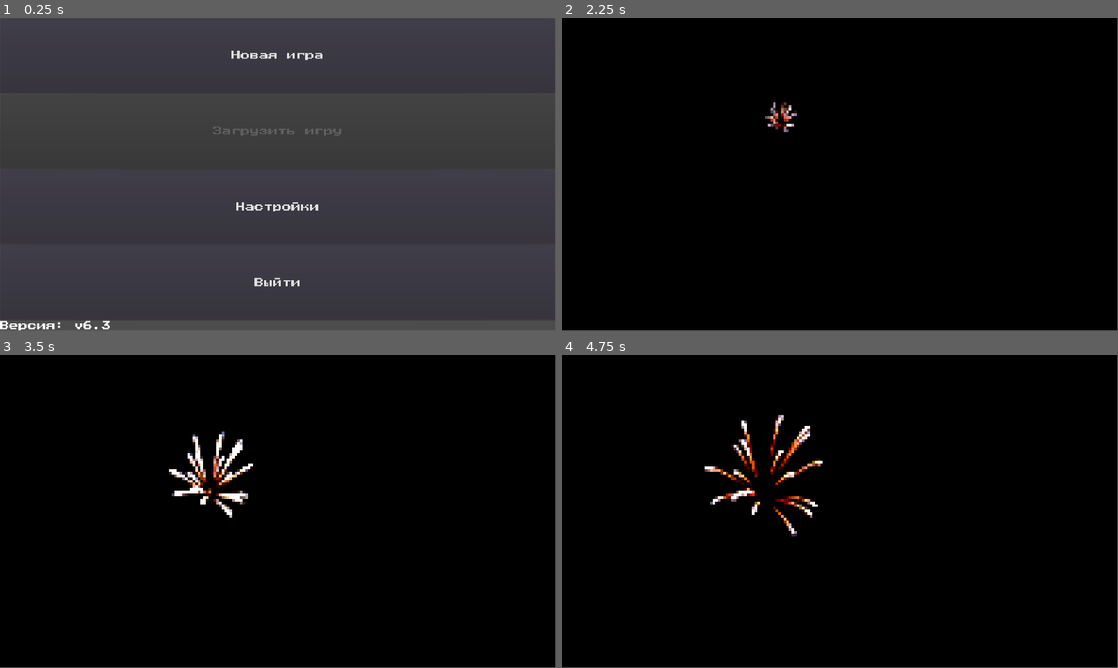
Above: before the commit, frames 1-4 (two rows, left to right).
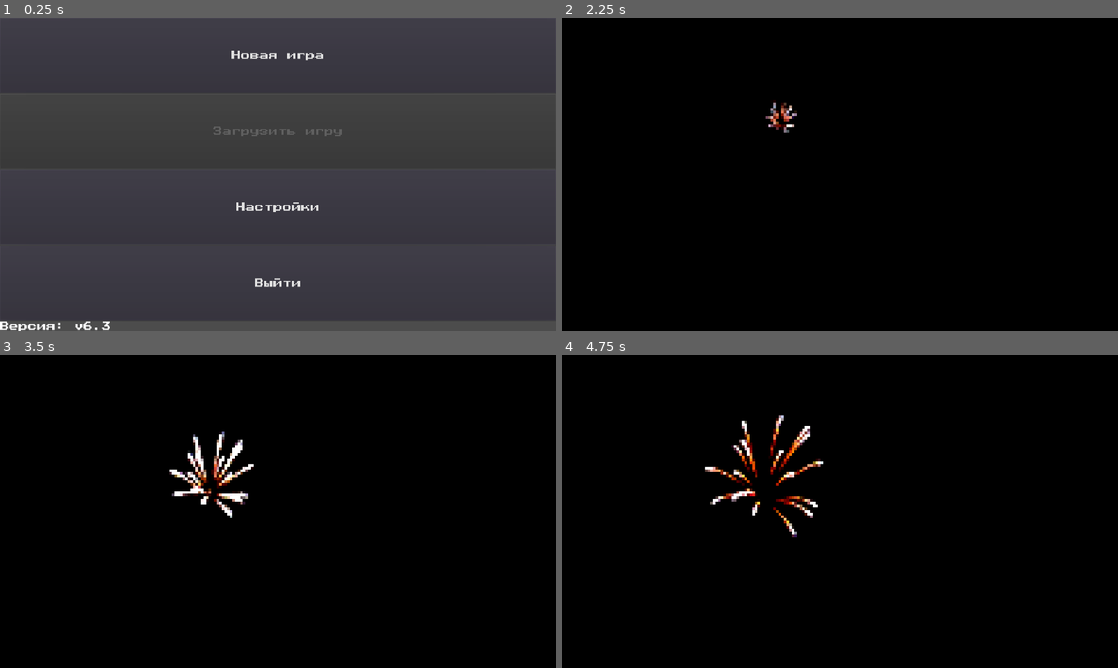
Above: after the commit, the same moments.

Repository: ordinary-dev/student-quest
Game: Godot game, scene res://Scenes/entry.tscn
The game is run twice, just before and just after one commit, with the same random seed, the same clock (stepped at 60 frames per second) and the same inputs.
Inputs (mouse positions are in pixels of both pictures, inside the frame that each line leads up to):
- Up to frame 1 (0.25 s): no input
- Up to frame 2 (2.25 s): click "Новая игра" at 0.5 s; click "Начать!" at 1.25 s; move the mouse to (962, 158) at 2.02 s; click (962, 158) at 2.17 s
- Up to frame 3 (3.5 s): move the mouse to (166, 527) at 2.77 s; click (166, 527) at 2.92 s
- Up to frame 4 (4.75 s): move the mouse to (895, 442) at 3.52 s; click (895, 442) at 3.67 s; move the mouse to (812, 574) at 4.27 s; click (812, 574) at 4.42 s
The window is 799x449 before the commit and 800x450 after it. Grey fills any space a smaller window leaves; there, only what the larger window draws over its background counts as a difference.

The runs differ from the first frame. In frame 1, 0.5% of the frame differs, in the area x 0-62%, y 10-100%; in frame 2, less than 0.1%; in frame 3, 0.3%; in frame 4, 0.4%.

Commit message:
First version of train scene

Diff:
--- a/Scenes/1.beggining/fireworks.tscn
+++ b/Scenes/1.beggining/fireworks.tscn
@@ -16,7 +16,7 @@
 	fl.open(\"user://save.\" + str(get_node(\"/root/global\").loaded) + \".txt\", File.WRITE)
 	fl.store_line(to_json({\"stage\":1}))
 	fl.close()
-	assert(get_tree().change_scene(\"res://Scenes/1.beggining/nav_test.tscn\") == OK)
+	assert(get_tree().change_scene(\"res://Scenes/1.beggining/train.tscn\") == OK)
 "
 
 [node name="Node2D" type="Node2D"]
--- a/Scenes/1.beggining/nav_test.tscn
+++ b/Scenes/1.beggining/nav_test.tscn
@@ -12,7 +12,7 @@
 func _unhandled_input(event: InputEvent) -> void:
 	if event is InputEventMouseButton:
 		if event.button_index == BUTTON_LEFT && event.pressed:
-			var new_path : = nav_2d.get_simple_path(character.global_position, event.global_position)
+			var new_path : = nav_2d.get_simple_path(character.position, event.position)
 			character.path = new_path
 "
 
--- /dev/null
+++ b/Scenes/1.beggining/train.tscn
@@ -0,0 +1,87 @@
+[gd_scene load_steps=5 format=2]
+
+[ext_resource path="res://Sprites/field.png" type="Texture" id=1]
+[ext_resource path="res://Sprites/train_front.png" type="Texture" id=2]
+
+[sub_resource type="GDScript" id=2]
+script/source = "extends Node2D
+
+func _ready():
+	get_node(\"AnimationPlayer\").play(\"train\")
+
+
+func _on_AnimationPlayer_animation_finished(anim_name):
+	assert(get_tree().change_scene(\"res://Scenes/1.beggining/nav_test.tscn\") == OK)
+"
+
+[sub_resource type="Animation" id=1]
+resource_name = "train"
+length = 5.0
+tracks/0/type = "value"
+tracks/0/path = NodePath("Node2D:position")
+tracks/0/interp = 1
+tracks/0/loop_wrap = true
+tracks/0/imported = false
+tracks/0/enabled = true
+tracks/0/keys = {
+"times": PoolRealArray( 1, 4 ),
+"transitions": PoolRealArray( 1, 1 ),
+"update": 0,
+"values": [ Vector2( -1000, 0 ), Vector2( 4700, 0 ) ]
+}
+tracks/1/type = "value"
+tracks/1/path = NodePath("Camera2D:offset")
+tracks/1/interp = 1
+tracks/1/loop_wrap = true
+tracks/1/imported = false
+tracks/1/enabled = true
+tracks/1/keys = {
+"times": PoolRealArray( 0, 5 ),
+"transitions": PoolRealArray( 1, 1 ),
+"update": 0,
+"values": [ Vector2( 0, 80 ), Vector2( 150, 80 ) ]
+}
+
+[node name="Node2D" type="Node2D"]
+script = SubResource( 2 )
+
+[node name="CanvasModulate" type="CanvasModulate" parent="."]
+color = Color( 0.513726, 0.439216, 0.439216, 1 )
+
+[node name="Sprite" type="Sprite" parent="."]
+position = Vector2( 961.126, 541.858 )
+scale = Vector2( 14.9824, 16.7737 )
+texture = ExtResource( 1 )
+
+[node name="Node2D" type="Node2D" parent="."]
+position = Vector2( -1000, 0 )
+
+[node name="Sprite2" type="Sprite" parent="Node2D"]
+position = Vector2( 440, 855 )
+scale = Vector2( 13.8132, 16.7737 )
+texture = ExtResource( 2 )
+
+[node name="Sprite3" type="Sprite" parent="Node2D"]
+position = Vector2( -460, 855 )
+scale = Vector2( 13.8132, 16.7737 )
+texture = ExtResource( 2 )
+
+[node name="Sprite4" type="Sprite" parent="Node2D"]
+position = Vector2( -1360, 855 )
+scale = Vector2( 13.8132, 16.7737 )
+texture = ExtResource( 2 )
+
+[node name="Sprite5" type="Sprite" parent="Node2D"]
+position = Vector2( -2260, 855 )
+scale = Vector2( 13.8132, 16.7737 )
+texture = ExtResource( 2 )
+
+[node name="AnimationPlayer" type="AnimationPlayer" parent="."]
+anims/train = SubResource( 1 )
+
+[node name="Camera2D" type="Camera2D" parent="."]
+offset = Vector2( 0, 80 )
+anchor_mode = 0
+current = true
+zoom = Vector2( 0.9, 0.9 )
+[connection signal="animation_finished" from="AnimationPlayer" to="." method="_on_AnimationPlayer_animation_finished"]
--- a/project.godot
+++ b/project.godot
@@ -29,6 +29,8 @@
 
 window/size/width=1920
 window/size/height=1080
+window/stretch/mode="viewport"
+window/stretch/aspect="keep"
 
 [gui]
 
Binary file added: Sprites/field.png
Not shown, added: Sprites/field.png.import
Binary file added: Sprites/train_front.png
Not shown, added: Sprites/train_front.png.import
Binary file added: Sprites/train_main.png
Not shown, added: Sprites/train_main.png.import
